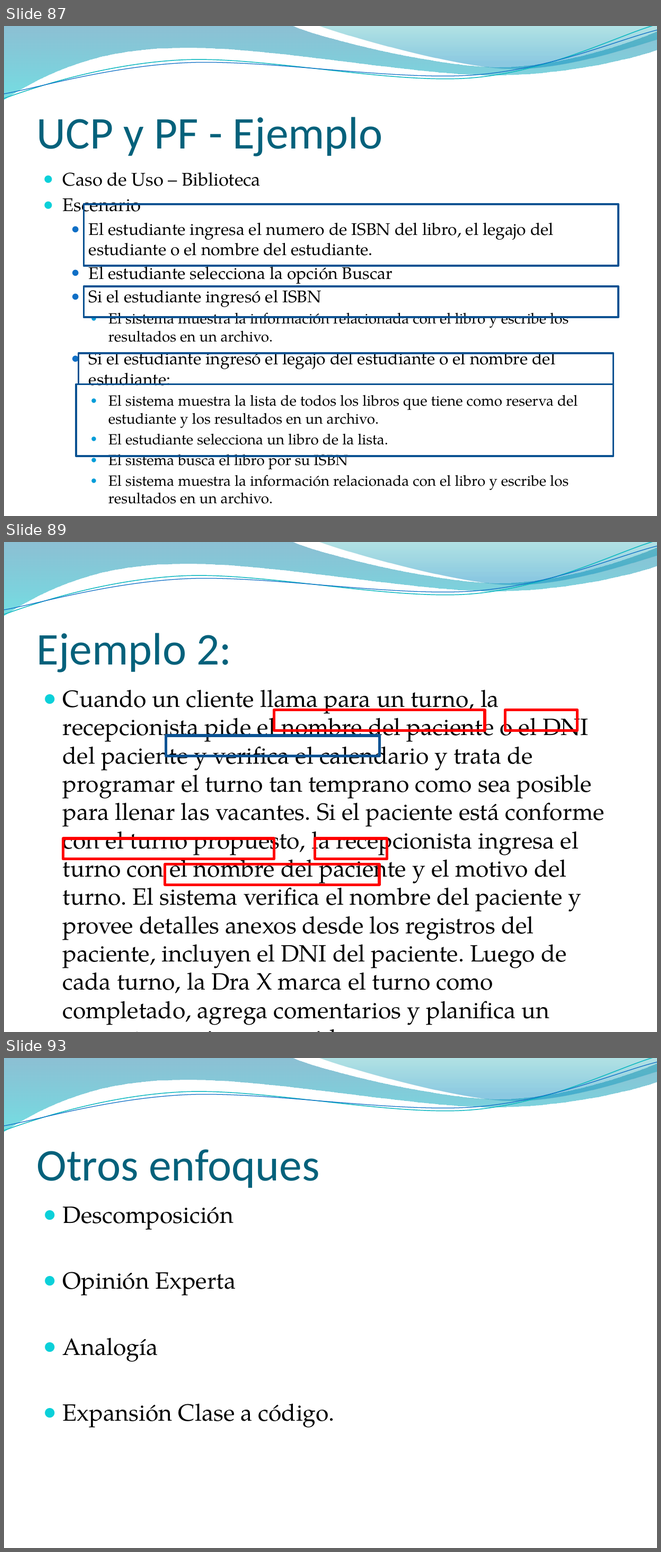
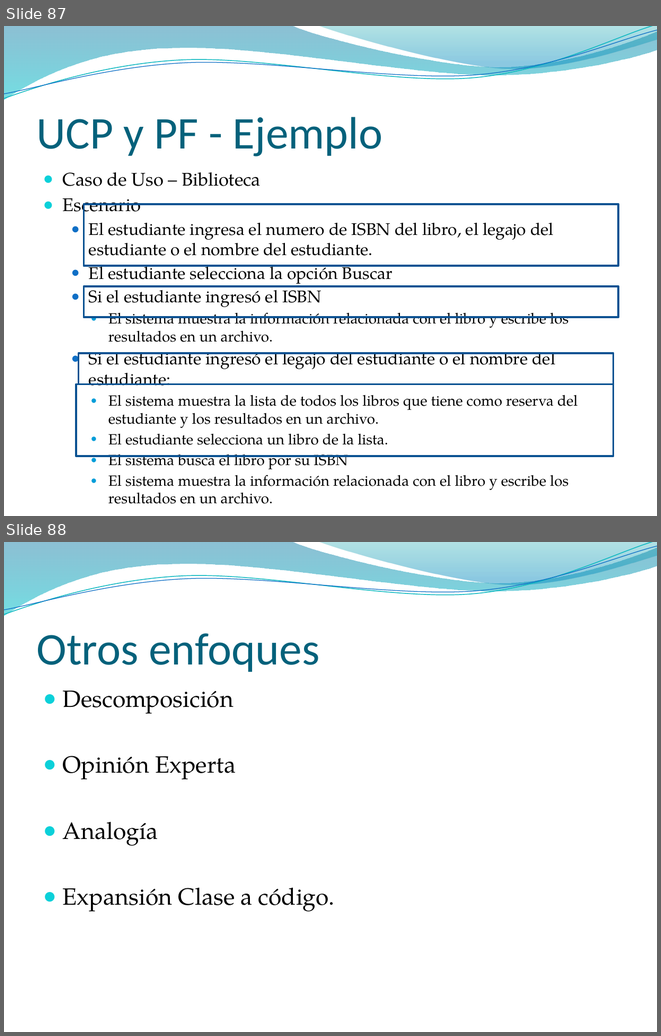
Before and after one commit to giopetterin/UADER---Metricas-de-Software, a slide deck: Presentaciones/04. Medicion de Atributos Internos del Producto.pptx. Shown one above the other, each under a label of ours: slides 87, 89 and 93 before the commit, slides 87 and 88 after it; the slides between them are not shown. The pictures are 661x1552 and 661x1036 pixels, drawn with LibreOffice and Linux fonts; fonts in the diff are those of the drawing; background and template pictures are left out. Boxes give left, top, right and bottom in pixels: in the first picture for what was removed or moved away, otherwise in the second. Text is boxed around its words. In the diff, an @@ line names an element or a change of style, - is before the commit and + after.

```diff
--- a/Presentaciones/04. Medicion de Atributos Internos del Producto.pptx
+++ b/Presentaciones/04. Medicion de Atributos Internos del Producto.pptx
@@ slide 89 removed at <box>4,542,657,1032</box>, background picture (left out); not listed: 4 template elements that a slide beside it also shows @@
@@ title removed at <box>37,633,232,672</box> @@
-Ejemplo 2:
@@ text removed at <box>63,689,604,1025</box> @@
-● Cuando un cliente llama para un turno, la recepcionista pide el nombre del paciente o el DNI del paciente y verifica el calendario y trata de programar el turno tan temprano como sea posible para llenar las vacantes. Si el paciente está conforme con el turno propuesto, la recepcionista ingresa el turno con el nombre del paciente y el motivo del turno. El sistema verifica el nombre del paciente y provee detalles anexos desde los registros del paciente, incluyen el DNI del paciente. Luego de cada turno, la Dra X marca el turno como completado, agrega comentarios y planifica un nuevo turno si es requerido.
@@ rectangle removed at <box>274,710,485,730</box> @@
@@ rectangle removed at <box>505,710,577,730</box> @@
@@ rectangle removed at <box>166,735,379,756</box> @@
@@ rectangle removed at <box>63,838,274,859</box> @@
@@ rectangle removed at <box>315,838,387,859</box> @@
@@ rectangle removed at <box>165,864,379,884</box> @@
@@ what was slide 93 is now slide 88 @@
```
Also in this commit, not shown: 4 other slides removed.
